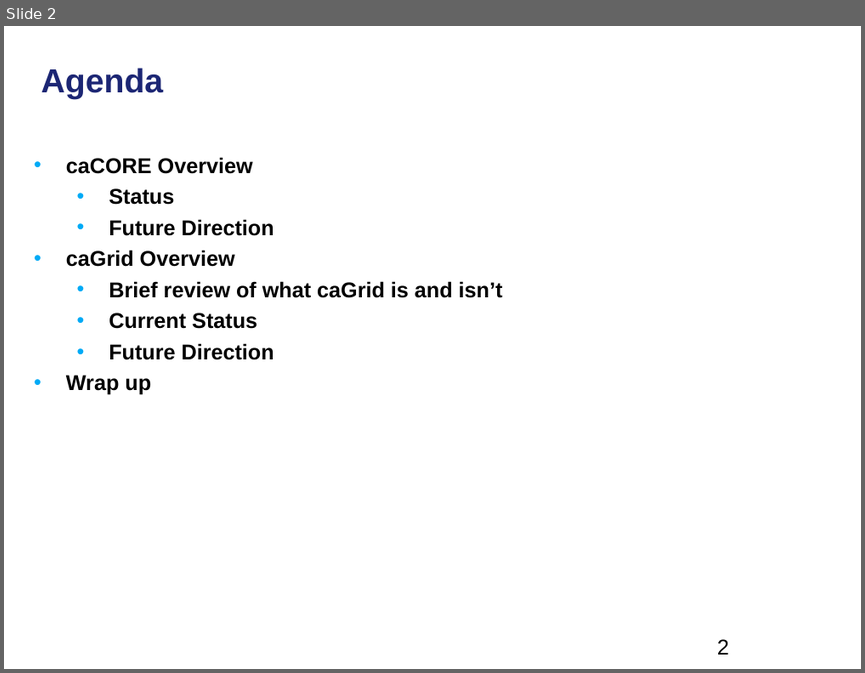
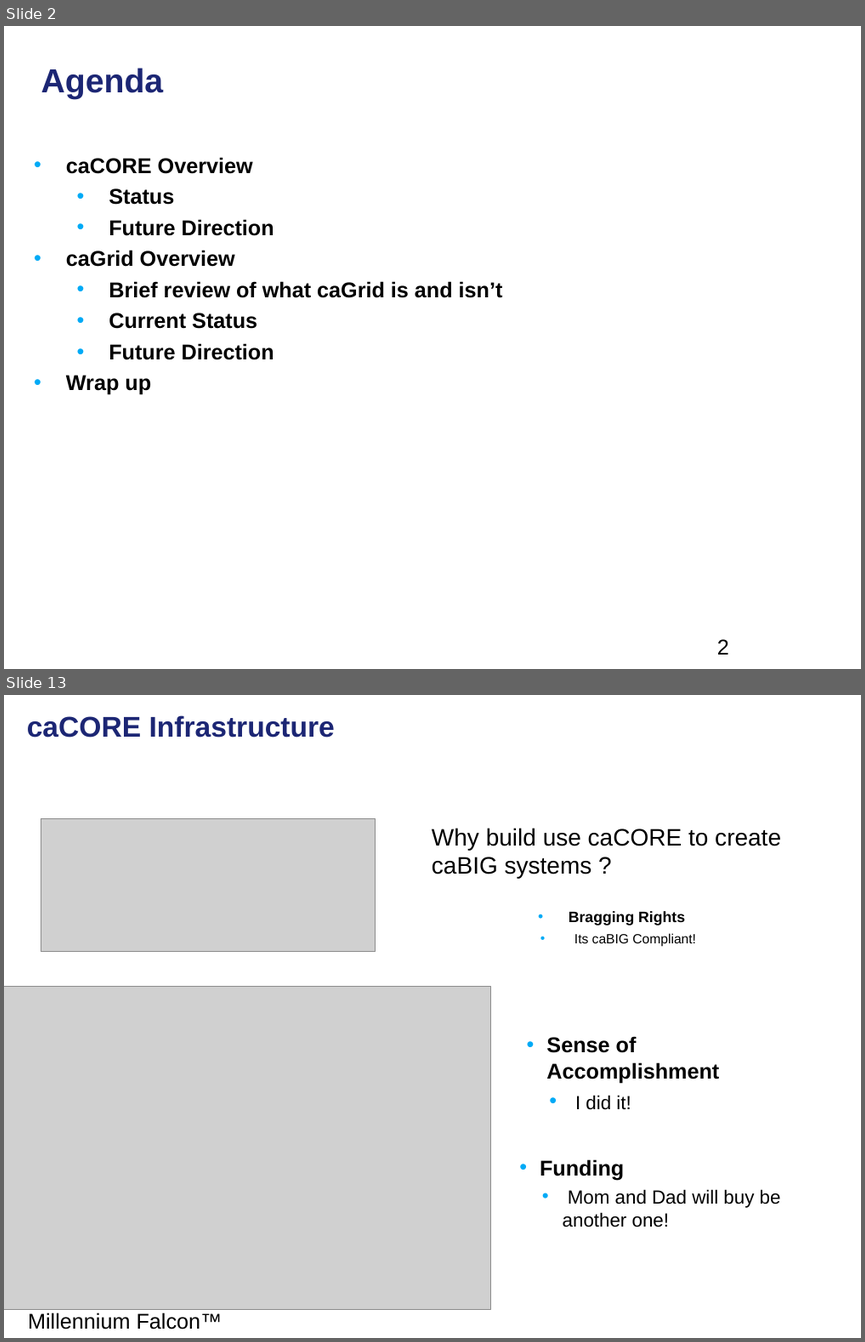
Before and after one commit to NCIP/cagrid-portal, a slide deck: cagrid-1-0/Documentation/presentations/200801_VCDE_ARCH/20080128_30_XCWS_F2F_Day2_caCORE_caGrid.ppt. Shown one above the other, each under a label of ours: slide 2 before the commit, slides 2 and 13 after it; the slides between them are not shown. The pictures are 865x673 and 865x1342 pixels, drawn with LibreOffice and Linux fonts; fonts in the diff are those of the drawing; grey boxes stand for pictures; background and template pictures are left out. Boxes give left, top, right and bottom in pixels: in the first picture for what was removed or moved away, otherwise in the second. Text is boxed around its words. In the diff, an @@ line names an element or a change of style, - is before the commit and + after.

```diff
--- a/cagrid-1-0/Documentation/presentations/200801_VCDE_ARCH/20080128_30_XCWS_F2F_Day2_caCORE_caGrid.ppt
+++ b/cagrid-1-0/Documentation/presentations/200801_VCDE_ARCH/20080128_30_XCWS_F2F_Day2_caCORE_caGrid.ppt
@@ slide 13 added at bbox=[4, 695, 861, 1338], background picture (left out) @@
@@ title added at bbox=[27, 715, 335, 737], 24 pt, text #1C2674, bold @@
+caCORE Infrastructure
@@ picture added at bbox=[41, 818, 375, 952] @@
@@ text added at bbox=[432, 828, 781, 879], 20 pt, text #000000 @@
+Why build use caCORE to create
+caBIG systems ?
@@ text added at bbox=[568, 911, 696, 946], 11.2 pt, text #000000 @@
+• Bragging Rights
+  • Its caBIG Compliant!
@@ picture added at bbox=[4, 987, 491, 1310] @@
@@ text added at bbox=[546, 1036, 719, 1110], 18 pt, text #000000, bold @@
+• Sense of Accomplishment
+  • I did it!
@@ text added at bbox=[540, 1159, 781, 1227], 16 pt, text #000000 @@
+• Funding
+  • Mom and Dad will buy be another one!
@@ text added at bbox=[28, 1312, 222, 1329], 18 pt, text #000000 @@
+Millennium Falcon™
```
Also in this commit, not shown: 3 slides changed, 24 other slides added, 1 slide removed, 1 other file.
